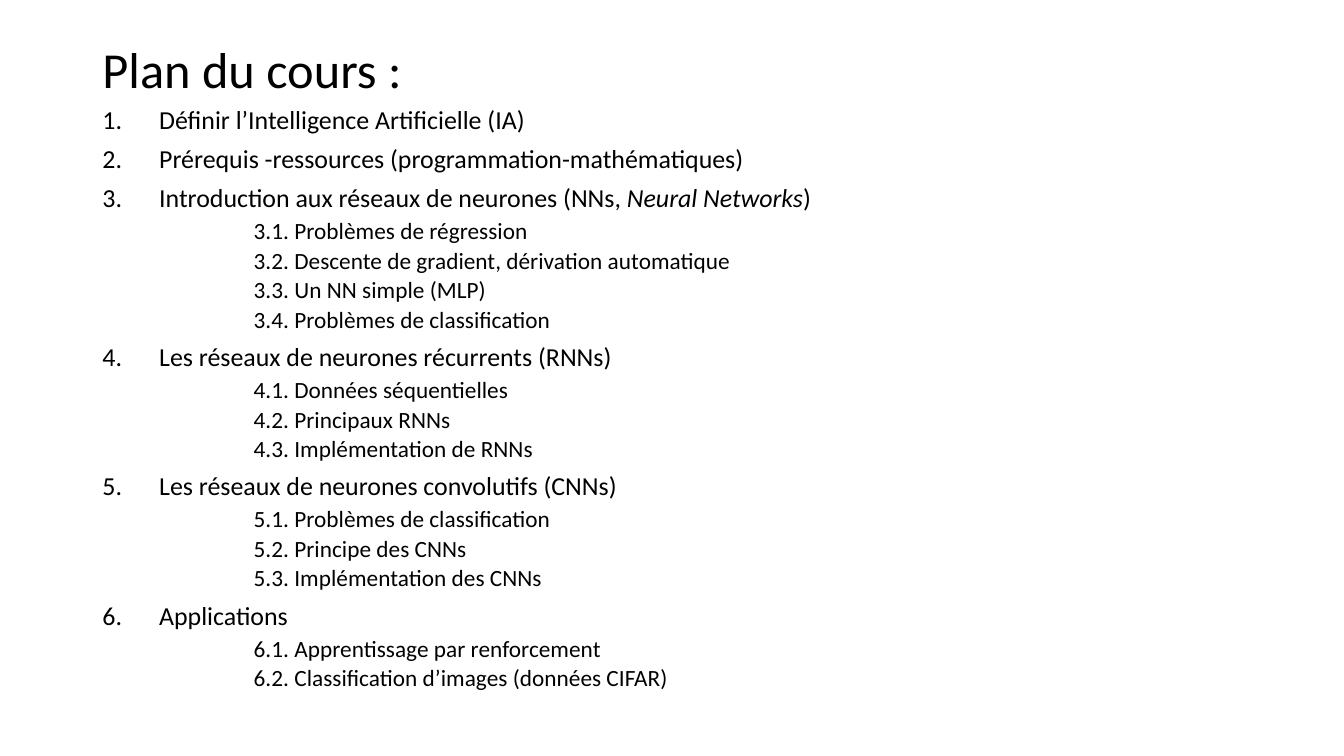
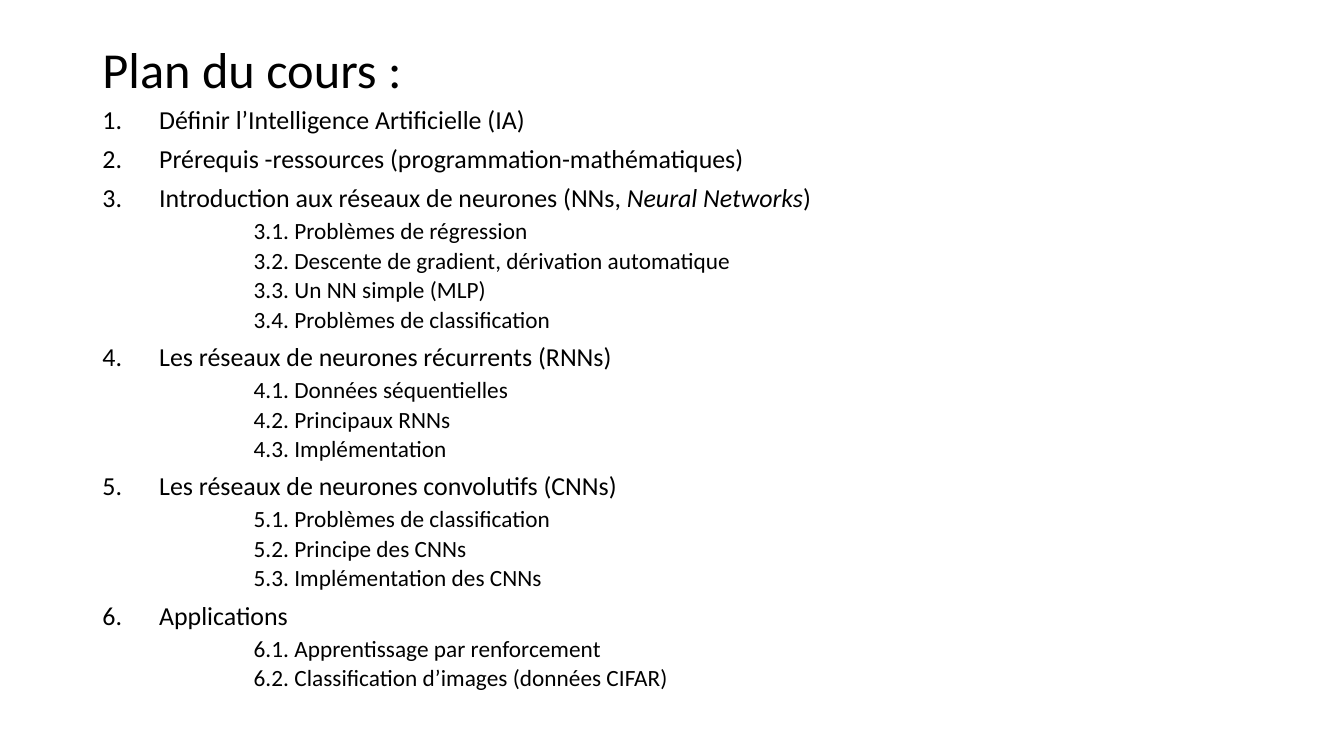
Before and after one commit to jolindien-git/jolindien-git.github.io, a slide deck: slide 2 of Intelligence Artificielle et Analyse de donnees.pptx. Drawn at 1344x756 pixels with LibreOffice and Linux fonts; fonts in the diff are those of the drawing. Boxes give left, top, right and bottom in pixels: in the first picture for what was removed or moved away, otherwise in the second. Text is boxed around its words. In the diff, an @@ line names an element or a change of style, - is before the commit and + after.

Commit message:
cours - rnn

```diff
--- a/Intelligence Artificielle et Analyse de donnees.pptx
+++ b/Intelligence Artificielle et Analyse de donnees.pptx
@@ text at <box>254,441,446,461</box>: text changed @@
-  4.3. Implémentation de RNNs
+  4.3. Implémentation
```
Also in this commit, not shown: 1 other slide changed, 4 slides added, 1 slide removed, 1 other file.
